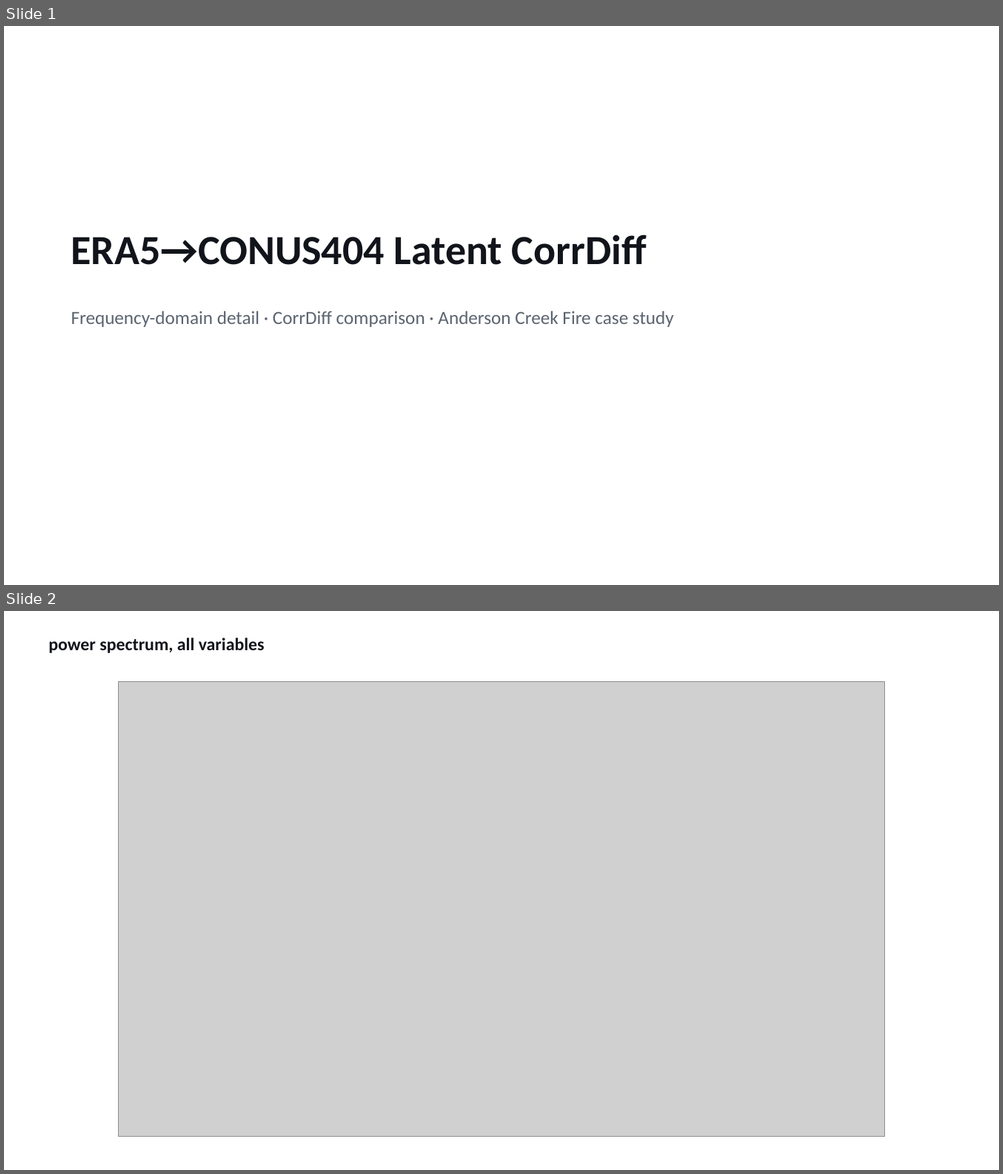
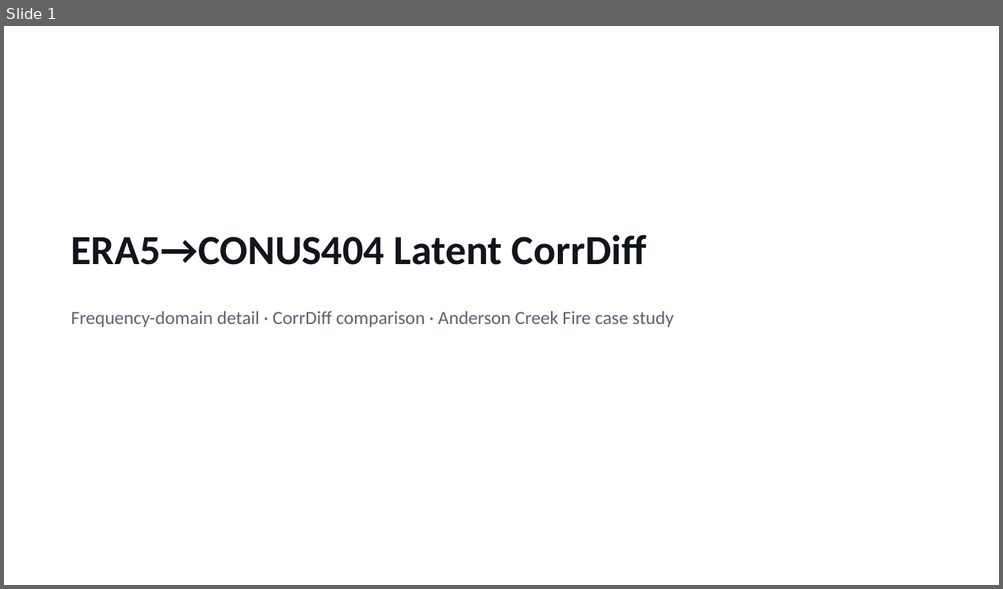
Before and after one commit to milhud/diffusion_downscaling_model, a slide deck: results/corrdiff_comparison/corrdiff_benchmark_slides.pptx. Shown one above the other, each under a label of ours: slides 1 and 2 before the commit, slide 1 after it. The pictures are 1003x1174 and 1003x589 pixels, drawn with LibreOffice and Linux fonts; fonts in the diff are those of the drawing; grey boxes stand for pictures. Boxes give left, top, right and bottom in pixels: in the first picture for what was removed or moved away, otherwise in the second. Text is boxed around its words. In the diff, an @@ line names an element or a change of style, - is before the commit and + after.

```diff
--- a/results/corrdiff_comparison/corrdiff_benchmark_slides.pptx
+++ b/results/corrdiff_comparison/corrdiff_benchmark_slides.pptx
@@ slide 2 removed at [4,611,999,1170], background #FFFFFF @@
@@ text removed at [48,638,264,653] @@
-power spectrum, all variables
@@ picture removed at [118,682,885,1137] @@
```
Also in this commit, not shown: 6 slides added, 13 other files.
